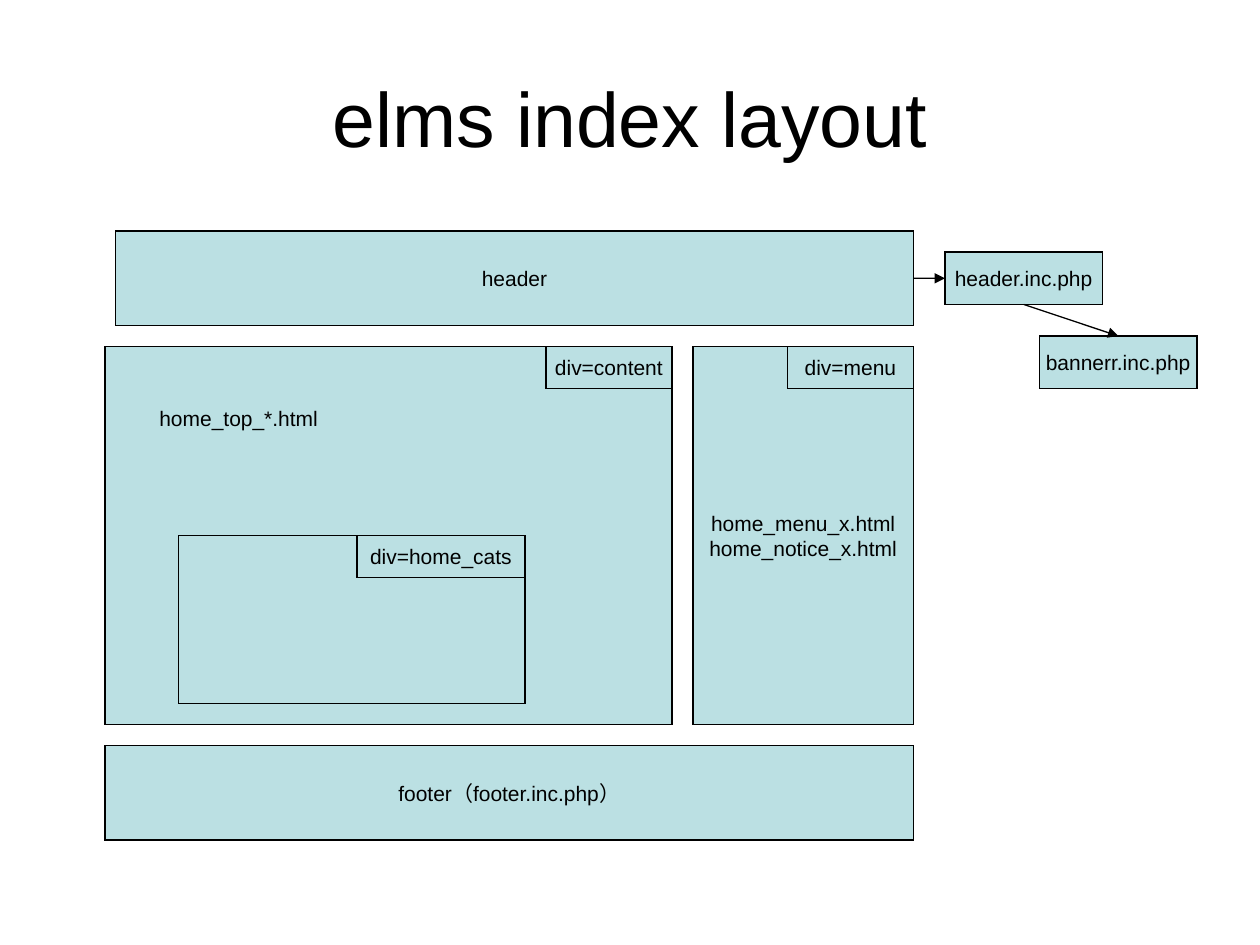
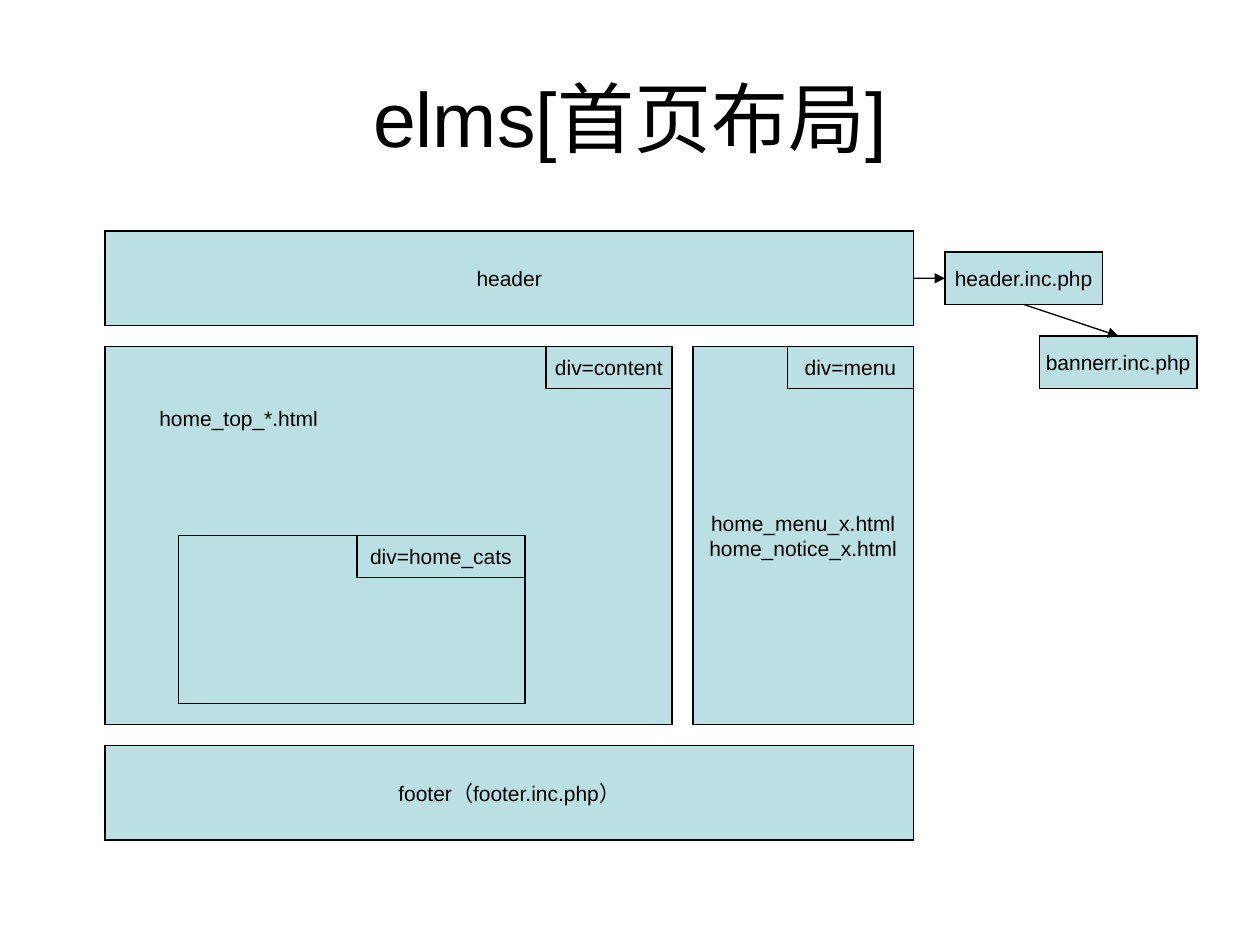
Before and after one commit to huhongjun/mydokeos, a slide deck: slide 8 of docu/Dokeos-lcms.ppt (slide 3 before the commit). Drawn at 1260x945 pixels with LibreOffice and Linux fonts; fonts in the diff are those of the drawing. Boxes give left, top, right and bottom in pixels: in the first picture for what was removed or moved away, otherwise in the second. Text is boxed around its words. In the diff, an @@ line names an element or a change of style, - is before the commit and + after.

```diff
--- a/docu/Dokeos-lcms.ppt
+++ b/docu/Dokeos-lcms.ppt
@@ title at (x1=373, y1=86, x2=887, y2=162): text changed @@
-elms index layout
+elms[首页布局]
@@ rectangle "header" resized from (x1=116, y1=231, x2=914, y2=325) to (x1=105, y1=231, x2=914, y2=325) @@
```
Also in this commit, not shown: 3 other slides changed, 5 slides added, 1 slide removed.
